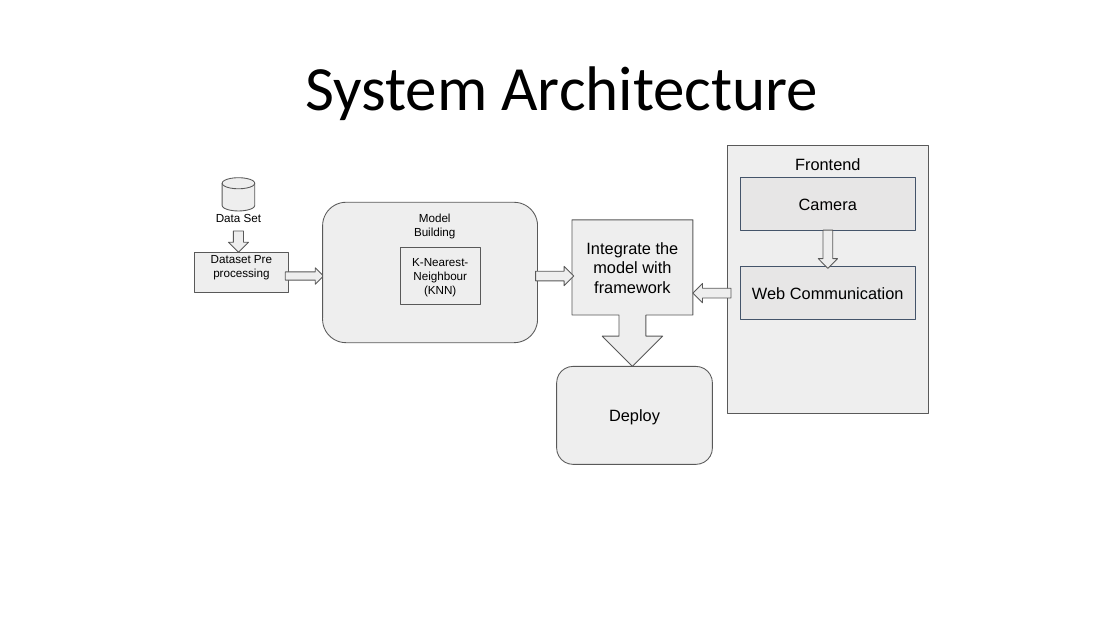
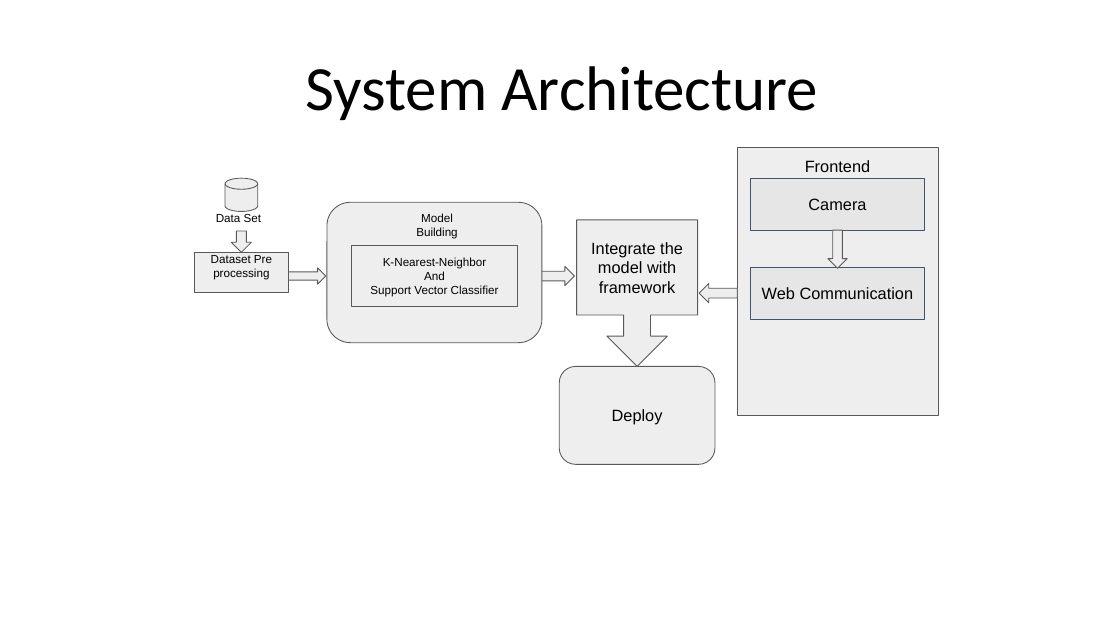
Before and after one commit to Sriram-Karthick-k/final-year-project, a slide deck: slide 12 of final/2nd review/Fake Currency Detection Using Image Processing.pptx (slide 9 before the commit). Drawn at 1120x630 pixels with LibreOffice and Linux fonts; fonts in the diff are those of the drawing. Boxes give left, top, right and bottom in pixels: in the first picture for what was removed or moved away, otherwise in the second. Text is boxed around its words. In the diff, an @@ line names an element or a change of style, - is before the commit and + after.

```diff
--- a/final/2nd review/Fake Currency Detection Using Image Processing.pptx
+++ b/final/2nd review/Fake Currency Detection Using Image Processing.pptx
@@ 3 rectangles, 1 right arrow: place and size @@
-3 rectangles, 1 right arrow at box(728, 146, 928, 414)
+3 rectangles, 1 right arrow at box(737, 148, 938, 416)
@@ rectangle "K-Nearest-Neighbor": place and size @@
-rectangle "K-Nearest-Neighbor" at box(401, 248, 481, 305)
+rectangle "K-Nearest-Neighbor" at box(351, 246, 518, 307)
@@ text in rectangle at box(370, 257, 499, 297): text changed @@
-K-Nearest-Neighbour
-(KNN)
+K-Nearest-Neighbor
+And
+Support Vector Classifier
@@ 1 down arrow callout, 1 rounded rectangle, 1 right arrow: place and size @@
-1 down arrow callout, 1 rounded rectangle, 1 right arrow at box(323, 202, 731, 366)
+1 down arrow callout, 1 rounded rectangle, 1 right arrow at box(327, 202, 737, 366)
```
Also in this commit, not shown: 7 other slides changed, 6 slides added, 1 slide removed, 1 other file.
